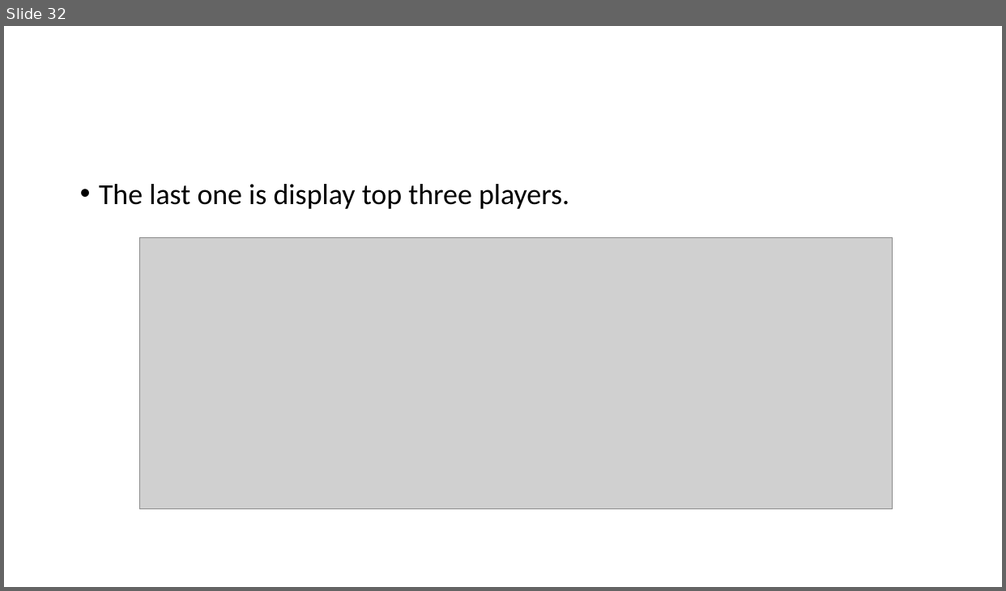
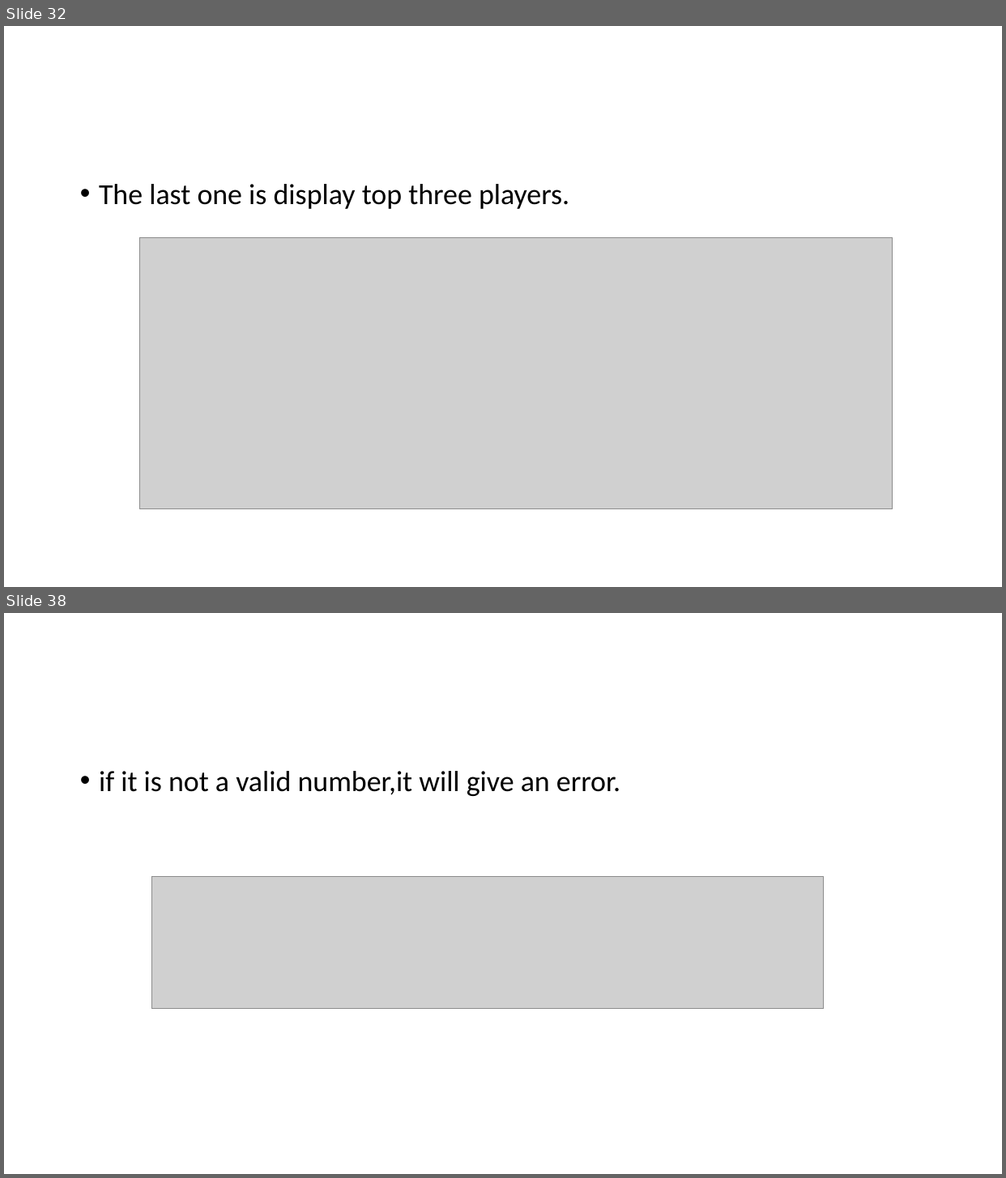
Before and after one commit to serteri/Guess_number, a slide deck: Slide/Terminal App_slide.pptx. Shown one above the other, each under a label of ours: slide 32 before the commit, slides 32 and 38 after it; the slides between them are not shown. The pictures are 1006x591 and 1006x1178 pixels, drawn with LibreOffice and Linux fonts; fonts in the diff are those of the drawing; grey boxes stand for pictures. Boxes give left, top, right and bottom in pixels: in the first picture for what was removed or moved away, otherwise in the second. Text is boxed around its words. In the diff, an @@ line names an element or a change of style, - is before the commit and + after.

```diff
--- a/Slide/Terminal App_slide.pptx
+++ b/Slide/Terminal App_slide.pptx
@@ slide 38 added at [4,613,1002,1174], background #FFFFFF @@
@@ text added at [99,771,620,796], 28 pt, text #000000 @@
+• if it is not a valid number,it will give an error.
@@ picture added at [151,877,824,1010] @@
```
Also in this commit, not shown: 12 other slides added, 16 other files.
